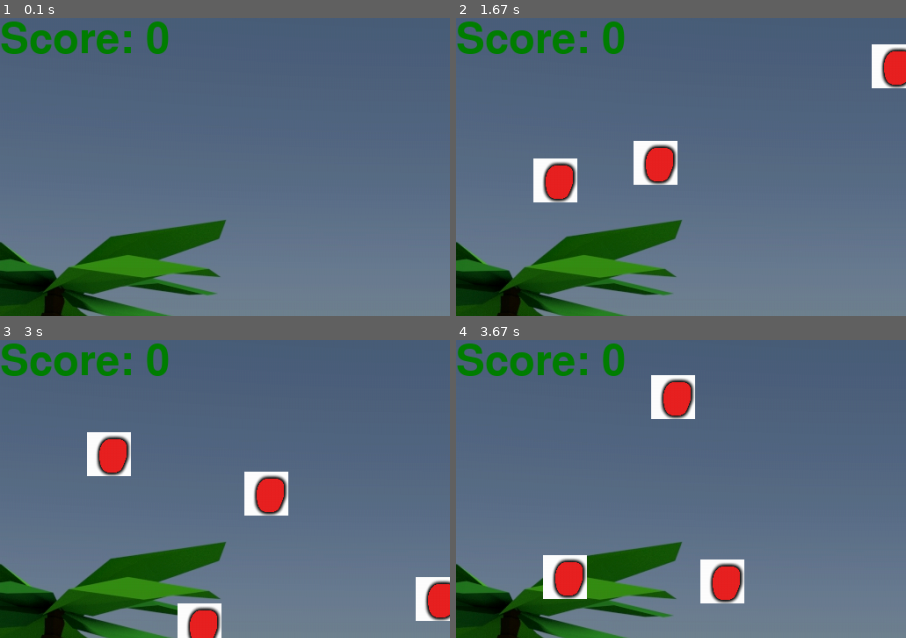
Above: before the commit, frames 1-4 (two rows, left to right).
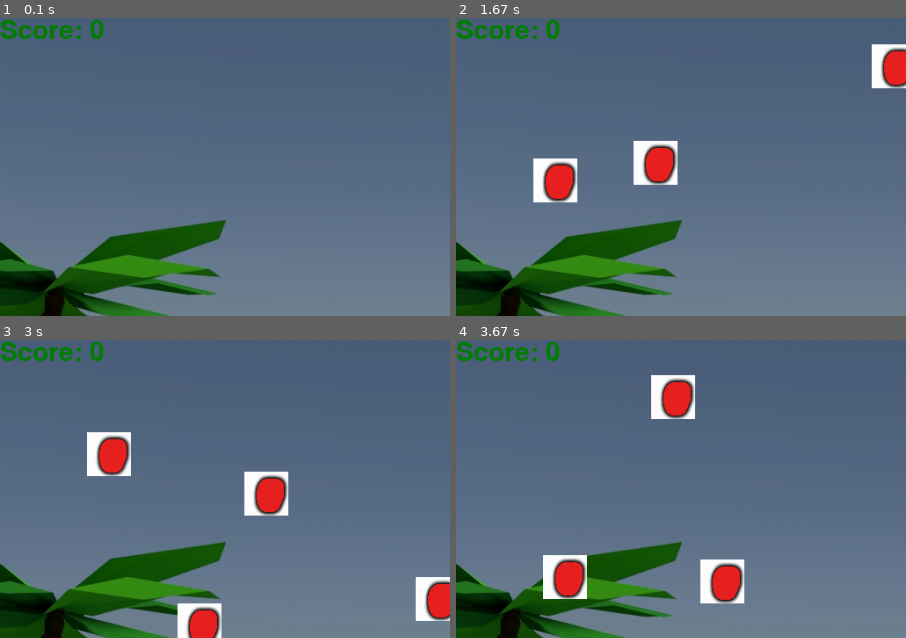
Above: after the commit, the same moments.

Repository: jlee7/ggj2015
Game: pygame game, started from partyhard/main.py
Same seed, same stepped clock (60 frames per second), same inputs: the game is played once before the commit and once after it. The source is Python 2; it was converted automatically to run under Python 3.
Inputs:
- Up to frame 1 (0.1 s): no input
- Up to frame 2 (1.67 s): hold D 0.33-0.8 s; hold D 0.83-1.3 s; hold A from 1.33 s (still down)
- Up to frame 3 (3 s): release A at 1.87 s; hold A 1.9-2.3 s; hold D 2.33-2.97 s
- Up to frame 4 (3.67 s): hold A 3-3.47 s; hold D from 3.5 s (still down)
The pictures show only the part of the screen within x 0-50%, y 0-50%; the shares and areas given below are measured in that part.

The runs differ from the first frame. In frame 1, 2.0% of the frame differs, in the area x 0-38%, y 0-13%; in frame 2, 2.0%; in frame 3, 2.0%; in frame 4, 2.0%.

Commit message:
pseudo score

Diff:
--- a/partyhard/event_manager.py
+++ b/partyhard/event_manager.py
@@ -18,9 +18,9 @@
     #----------------------------------------------------------------------
 
     def post(self, event):
-        if not isinstance (event, TickEvent):
+        if not isinstance (event, TickEvent) and not isinstance (event, DudeMoveEvent):
             print "Event: " + event.name + " (" + str(self.last_tick) + ")"
-        else:
+        elif isinstance (event, TickEvent):
             self.last_tick = event.tick_number
 
         for listener in self.listeners:
--- a/partyhard/game_view.py
+++ b/partyhard/game_view.py
@@ -82,14 +82,15 @@
                     item.kill()
                     #print "item killed, current items in group: " + str(len(self.itemgroup))
                     self.game_model.score += 1
+                    #print "game model score: " + str(self.game_model.score)
+                    self.textlist.remove(self.text_score)
                     self.text_score = self.game_text.get_score_text(self.game_model.score)
+                    self.textlist.append(self.text_score)
 
             # UPDATE SHIT
             #print self.screen
             # self.itemgroup.clear(self.screen,self.background)
             self.update_screen()
-
-
 
 
         elif isinstance(event,SpawnItemEvent):
@@ -113,6 +114,8 @@
                 #print event.direction
                 self.dude.moveRight()
 
+    def display_announce_text(self):
+        pass
 
     def update_screen(self):
         self.screen.blit(self.background,(0,0))
@@ -122,15 +125,19 @@
         self.screen.blit(self.dude.image, self.dude.position)
         pygame.display.flip()
 
+
+
 class GameText(object):
 
     def __init__(self):
 
         self.font_big = pygame.font.SysFont(None, 72)
-        self.font_score = pygame.font.SysFont(None, 72)
+        self.font_score = pygame.font.SysFont(None, 44)
 
     def get_score_text(self, score):
-        return self.font_score.render("Score: " + str(score), True, (0, 128, 0))
+        score_text = self.font_score.render("Score: " + str(score), True, (0, 128, 0))
+        #print score_text
+        return score_text
 
     def get_announce_text(self):
         return self.font_big.render("Party Hard!", True, (0, 128, 0))
